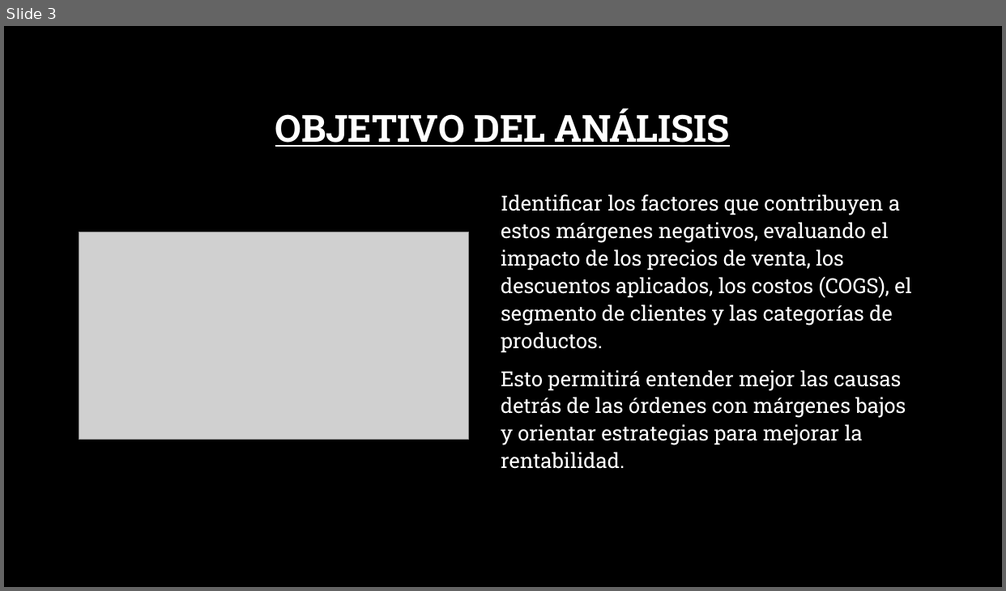
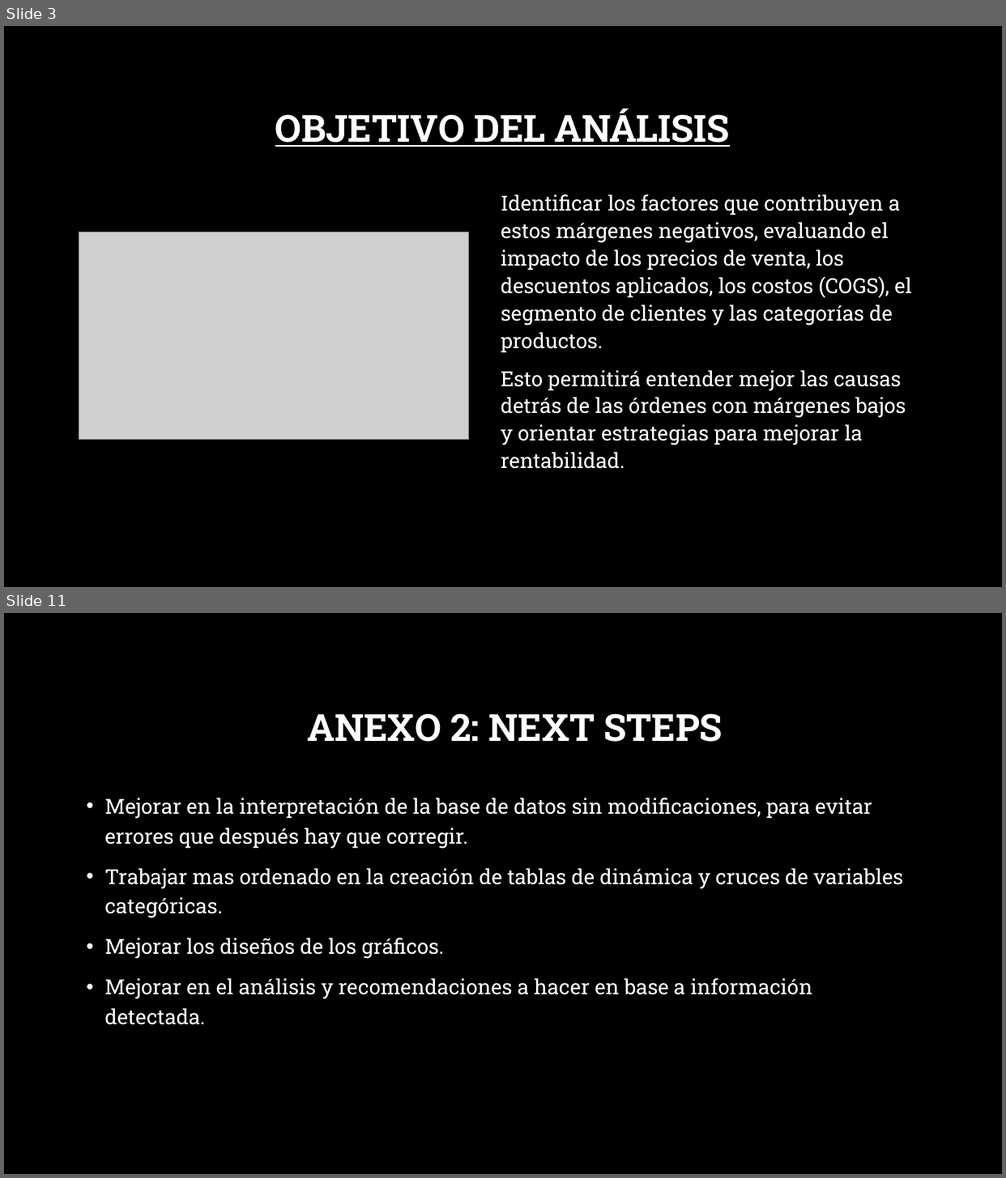
Before and after one commit to aSalomon96/lab1, a slide deck: Presentacion_lab1.pptx. Shown one above the other, each under a label of ours: slide 3 before the commit, slides 3 and 11 after it; the slides between them are not shown. The pictures are 1006x591 and 1006x1178 pixels, drawn with LibreOffice and Linux fonts; fonts in the diff are those of the drawing; grey boxes stand for pictures; background and template pictures are left out. Boxes give left, top, right and bottom in pixels: in the first picture for what was removed or moved away, otherwise in the second. Text is boxed around its words. In the diff, an @@ line names an element or a change of style, - is before the commit and + after.

```diff
--- a/Presentacion_lab1.pptx
+++ b/Presentacion_lab1.pptx
@@ slide 11 added at (4, 613, 1002, 1174), background picture (left out) @@
@@ text added at (307, 713, 723, 742), 36 pt, text #FFFFFF, bold @@
+ANEXO 2: NEXT STEPS
@@ text added at (105, 798, 903, 1025), 20 pt, text #FFFFFF @@
+• Mejorar en la interpretación de la base de datos sin modificaciones, para evitar errores que después hay que corregir.
+• Trabajar mas ordenado en la creación de tablas de dinámica y cruces de variables categóricas.
+• Mejorar los diseños de los gráficos.
+• Mejorar en el análisis y recomendaciones a hacer en base a información detectada.
```
Also in this commit, not shown: 1 slide changed, 6 other slides added, 1 slide removed, 4 other files.
